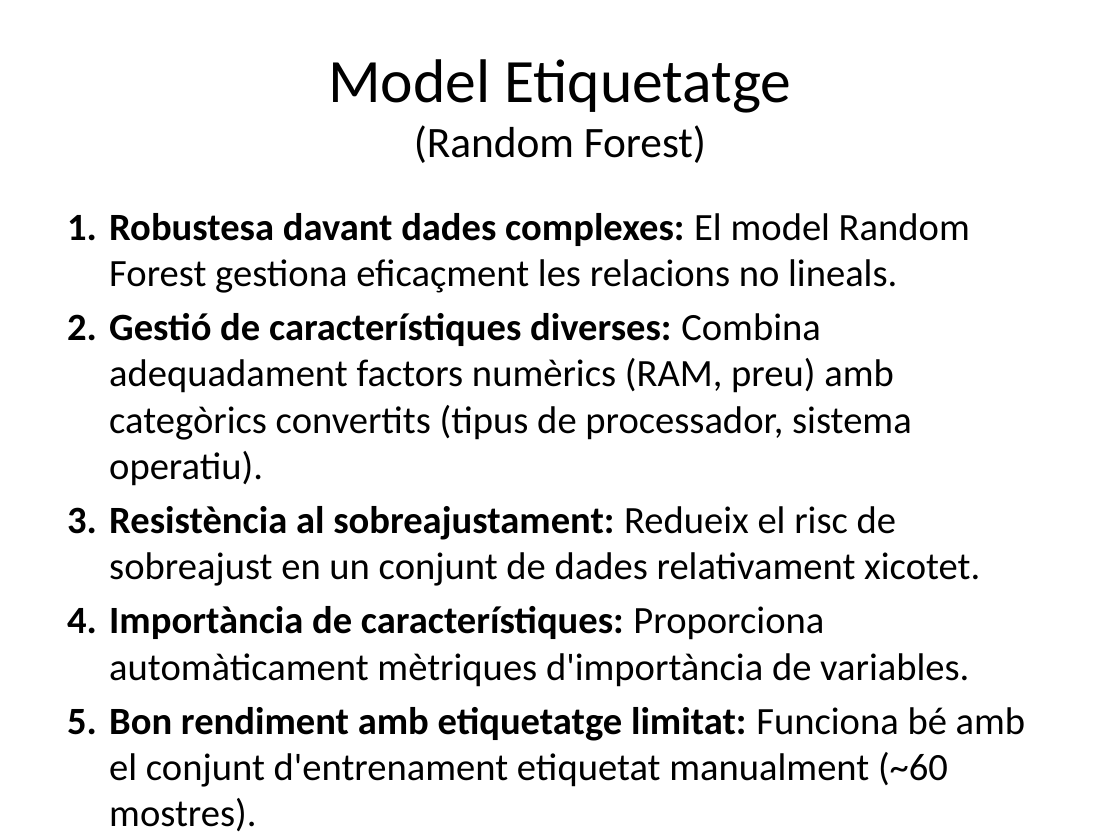
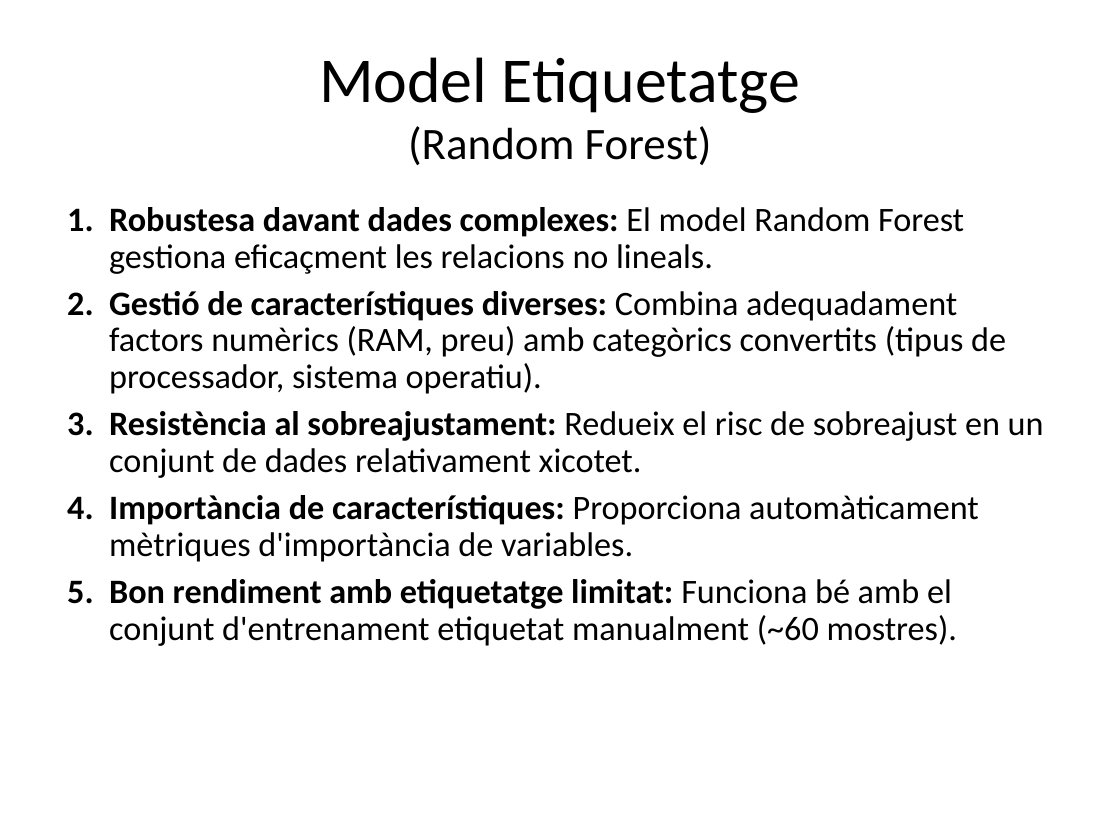
Before and after one commit to OlVeRaS94/PROYECTO-PIA-OFERTAS, a slide deck: slide 11 of presentacion_chollos.pptx. Drawn at 1120x840 pixels with LibreOffice and Linux fonts; fonts in the diff are those of the drawing. Boxes give left, top, right and bottom in pixels: in the first picture for what was removed or moved away, otherwise in the second. Text is boxed around its words. In the diff, an @@ line names an element or a change of style, - is before the commit and + after.

```diff
--- a/presentacion_chollos.pptx
+++ b/presentacion_chollos.pptx
@@ title "Model Etiquetatge (Random Forest)" at (x1=319, y1=57, x2=800, y2=165): size 39.6 to 41.1 pt in "Model Etiquetatge"; size 27.9 to 29 pt in "(Random Forest)" @@
@@ text "Robustesa davant dades complexes: El ..." at (x1=109, y1=207, x2=1044, y2=646): size 24.8 to 22 pt; line spacing 1 to 0.9; more space between paragraphs @@
```
Also in this commit, not shown: 4 other slides changed, 1 slide added, 2 slides removed.
